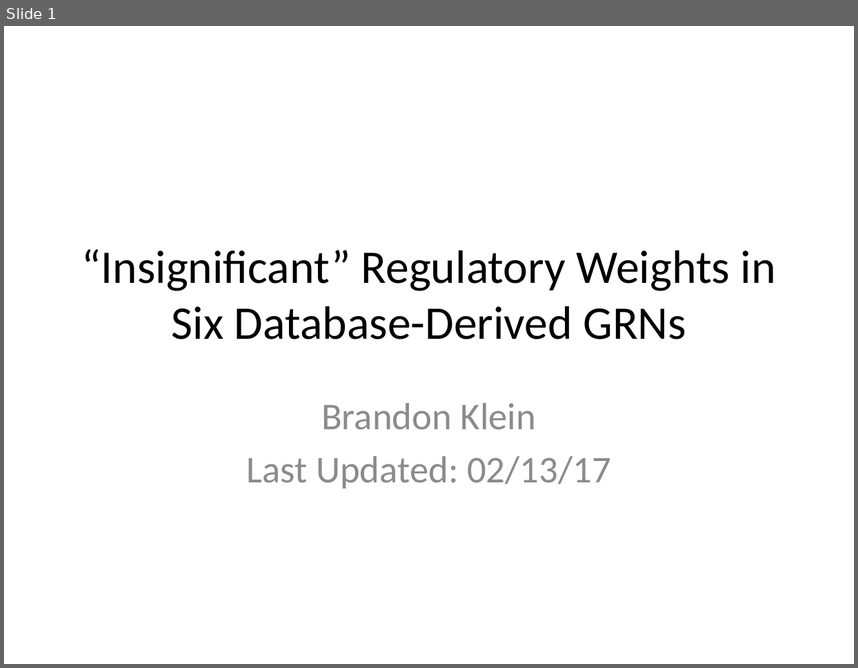
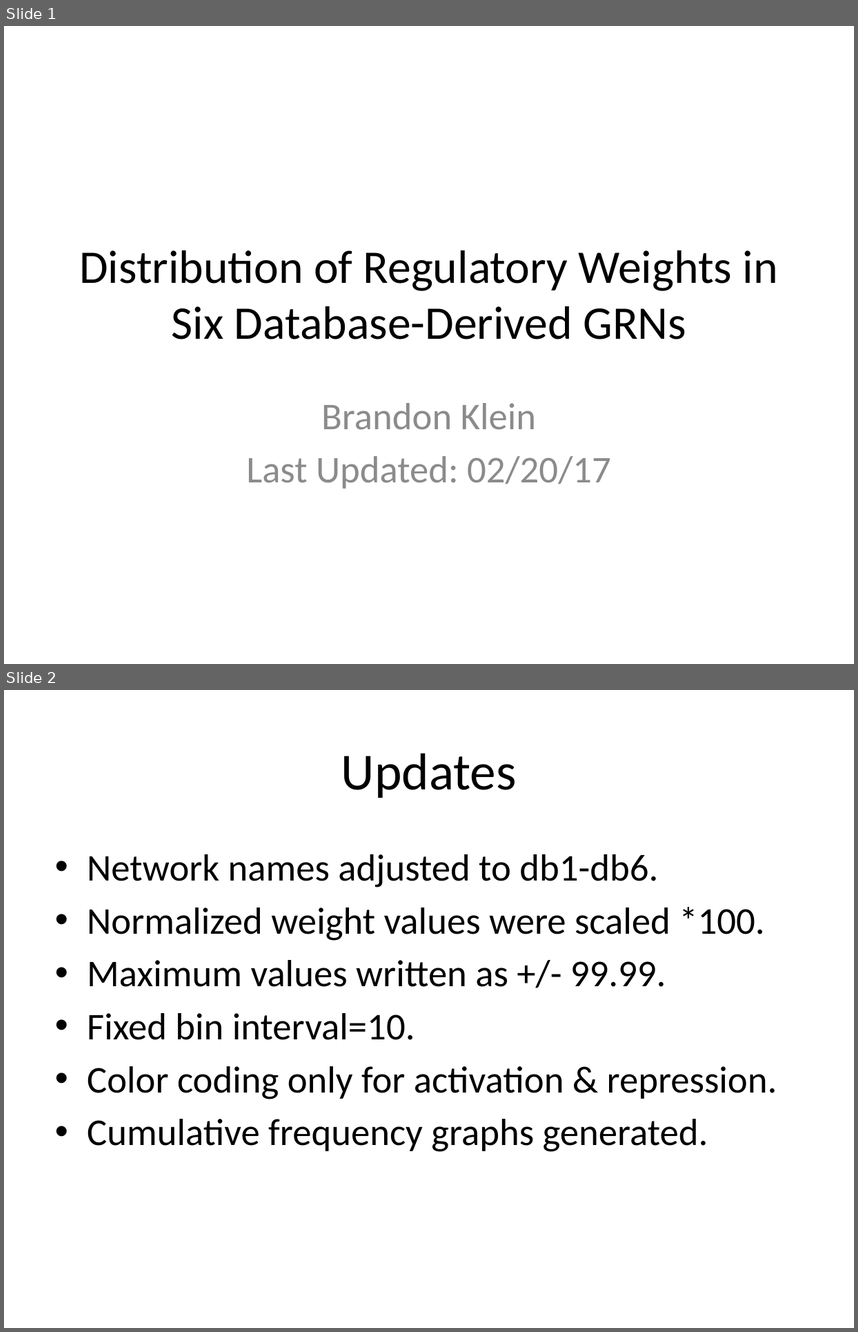
Before and after one commit to kdahlquist/DahlquistLab, a slide deck: documents/Weight-Distributions_Six-Networks_BK2017213.pptx. Shown one above the other, each under a label of ours: slide 1 before the commit, slides 1 and 2 after it. The pictures are 858x668 and 858x1332 pixels, drawn with LibreOffice and Linux fonts; fonts in the diff are those of the drawing. Boxes give left, top, right and bottom in pixels: in the first picture for what was removed or moved away, otherwise in the second. Text is boxed around its words. In the diff, an @@ line names an element or a change of style, - is before the commit and + after.

Commit message:
Updated histograms & added cumulative frequency plots

```diff
--- a/documents/Weight-Distributions_Six-Networks_BK2017213.pptx
+++ b/documents/Weight-Distributions_Six-Networks_BK2017213.pptx
@@ slide 2 added at [4, 690, 854, 1328], background #FFFFFF @@
@@ title added at [341, 753, 517, 798], 44 pt, text #000000 @@
+Updates
@@ text added at [87, 854, 777, 1152], 32 pt, text #000000 @@
+• Network names adjusted to db1-db6.
+• Normalized weight values were scaled *100.
+• Maximum values written as +/- 99.99.
+• Fixed bin interval=10.
+• Color coding only for activation & repression.
+• Cumulative frequency graphs generated.
@@ slide 1 changed as well @@
@@ title at [79, 250, 778, 339]: text changed @@
-“Insignificant” Regulatory Weights in Six Database-Derived GRNs
+Distribution of Regulatory Weights in Six Database-Derived GRNs
@@ subtitle at [246, 456, 611, 488]: text changed @@
-Last Updated: 02/13/17
+Last Updated: 02/20/17
```
Also in this commit, not shown: 6 other slides changed.
